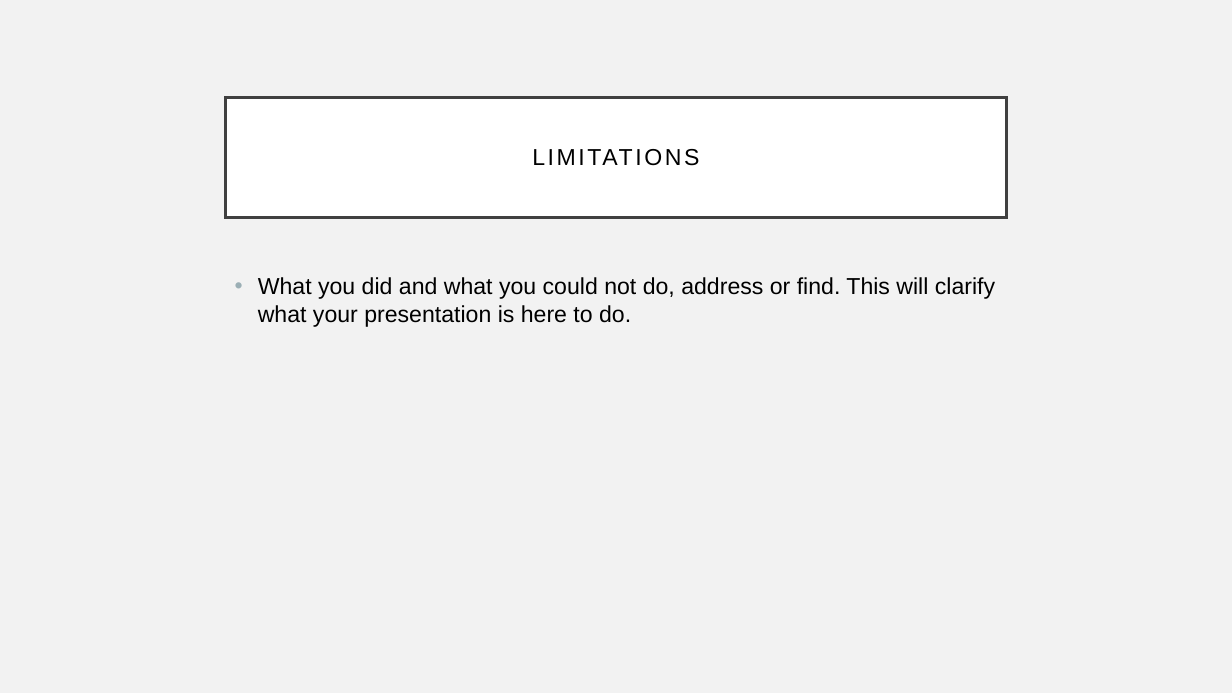
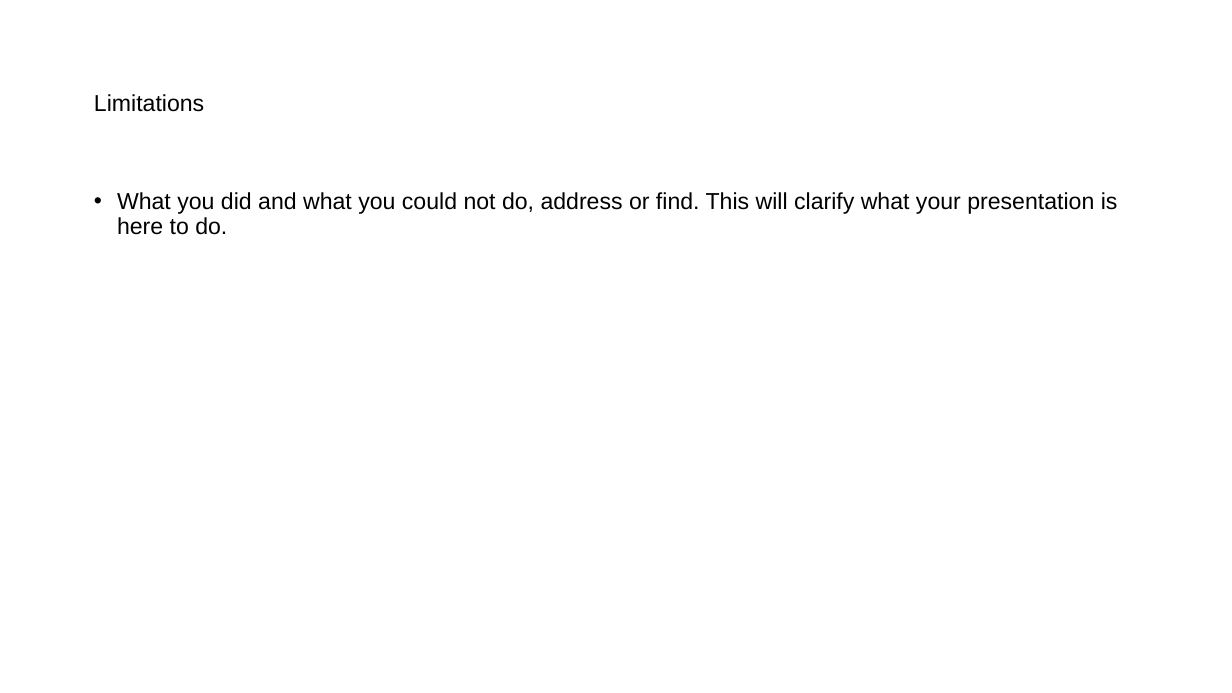
Before and after one commit to mathisme/ThinkfulDSFinalCapstone, a slide deck: slide 9 of PresentationTemplate.pptx. Drawn at 1232x693 pixels with LibreOffice and Linux fonts; fonts in the diff are those of the drawing. Boxes give left, top, right and bottom in pixels: in the first picture for what was removed or moved away, otherwise in the second. Text is boxed around its words. In the diff, an @@ line names an element or a change of style, - is before the commit and + after.

```diff
--- a/PresentationTemplate.pptx
+++ b/PresentationTemplate.pptx
@@ background #F2F2F2 to #FFFFFF @@
@@ title "Limitations": place and size @@
-title "Limitations" at bbox=[226, 97, 1006, 217]
+title "Limitations" at bbox=[94, 94, 204, 112]
@@ title "Limitations" at bbox=[94, 94, 204, 112]: fill #FFFFFF to none; outline #404040 2.5 pt to none @@
@@ title at bbox=[94, 94, 204, 112]: text changed @@
-LIMITATIONS
+Limitations
@@ text "What you did and what ...": place and size @@
-text "What you did and what ..." at bbox=[258, 277, 995, 327]
+text "What you did and what ..." at bbox=[117, 192, 1118, 235]
@@ text "What you did and what ..." at bbox=[117, 192, 1118, 235]: line spacing 1 to 0.9 @@
```
Also in this commit, not shown: 12 other slides changed, 1 other file.
